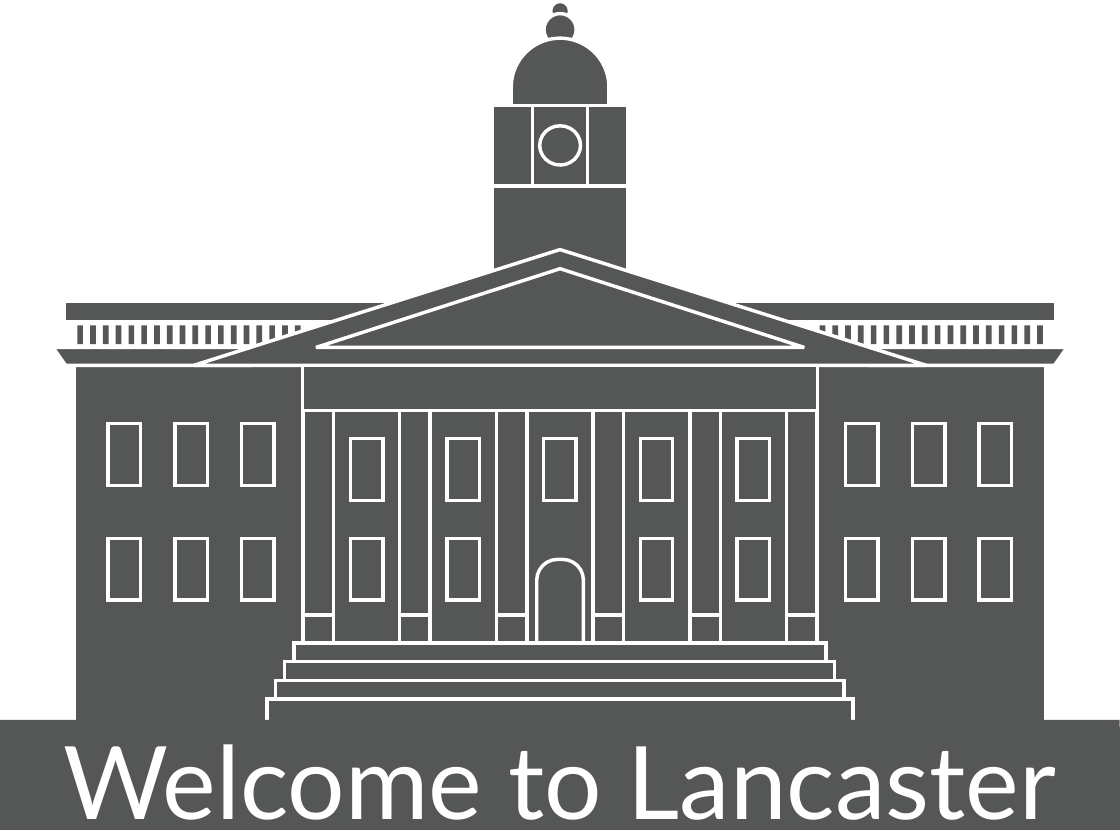
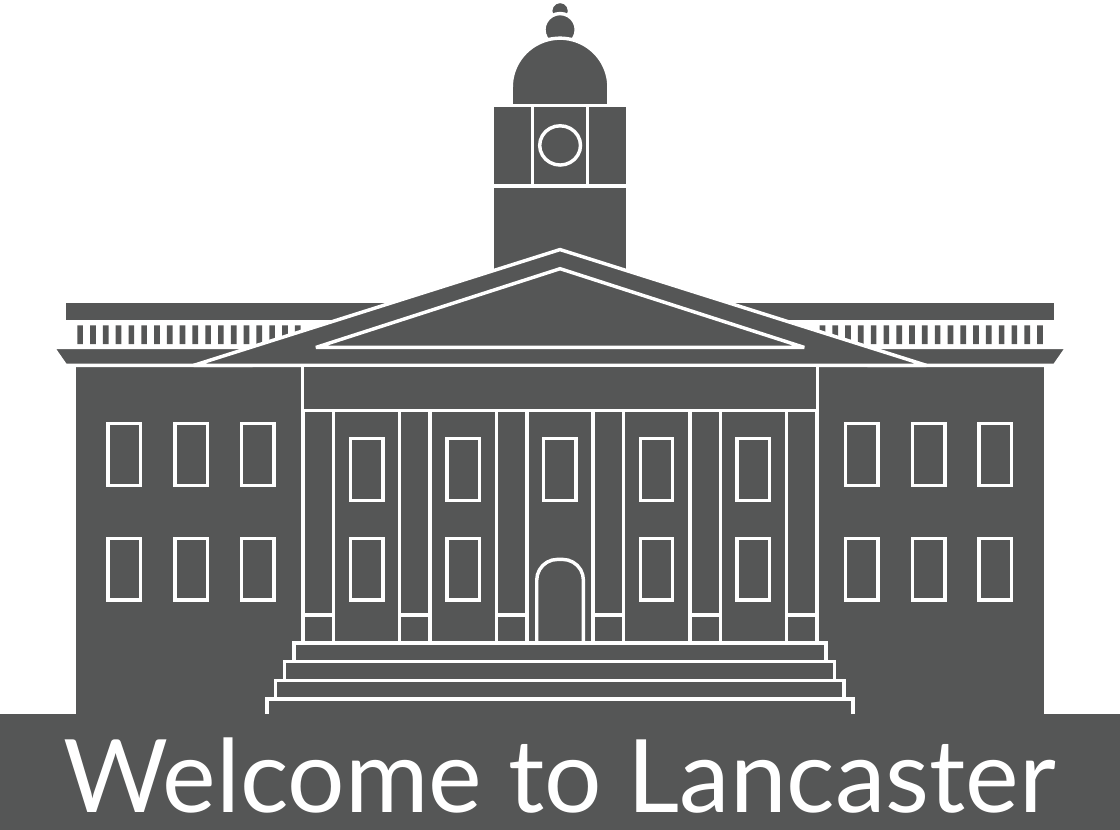
Before and after one commit to bmvc2026/BMVC2026, a slide deck: slide 1 of imgs_2026/Lancaster/LancasterTownHallGraphic-Welcome.pptx. Drawn at 1120x830 pixels with LibreOffice and Linux fonts; fonts in the diff are those of the drawing; background and template pictures are left out. Boxes give left, top, right and bottom in pixels: in the first picture for what was removed or moved away, otherwise in the second. Text is boxed around its words. In the diff, an @@ line names an element or a change of style, - is before the commit and + after.

```diff
--- a/imgs_2026/Lancaster/LancasterTownHallGraphic-Welcome.pptx
+++ b/imgs_2026/Lancaster/LancasterTownHallGraphic-Welcome.pptx
@@ text "Welcome to Lancaster": place and size @@
-text "Welcome to Lancaster" at [63, 744, 1056, 820]
+text "Welcome to Lancaster" at [63, 737, 1056, 813]
```
Also in this commit, not shown: 1 other file.
